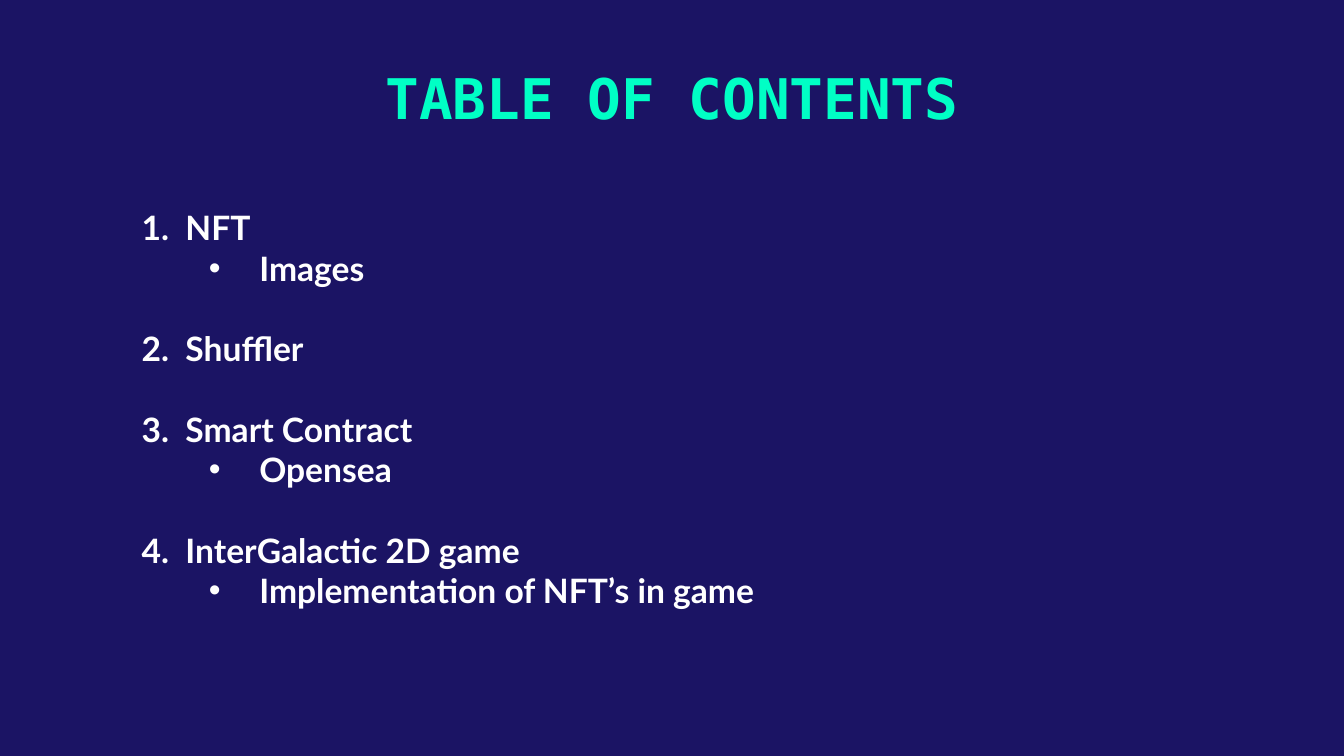
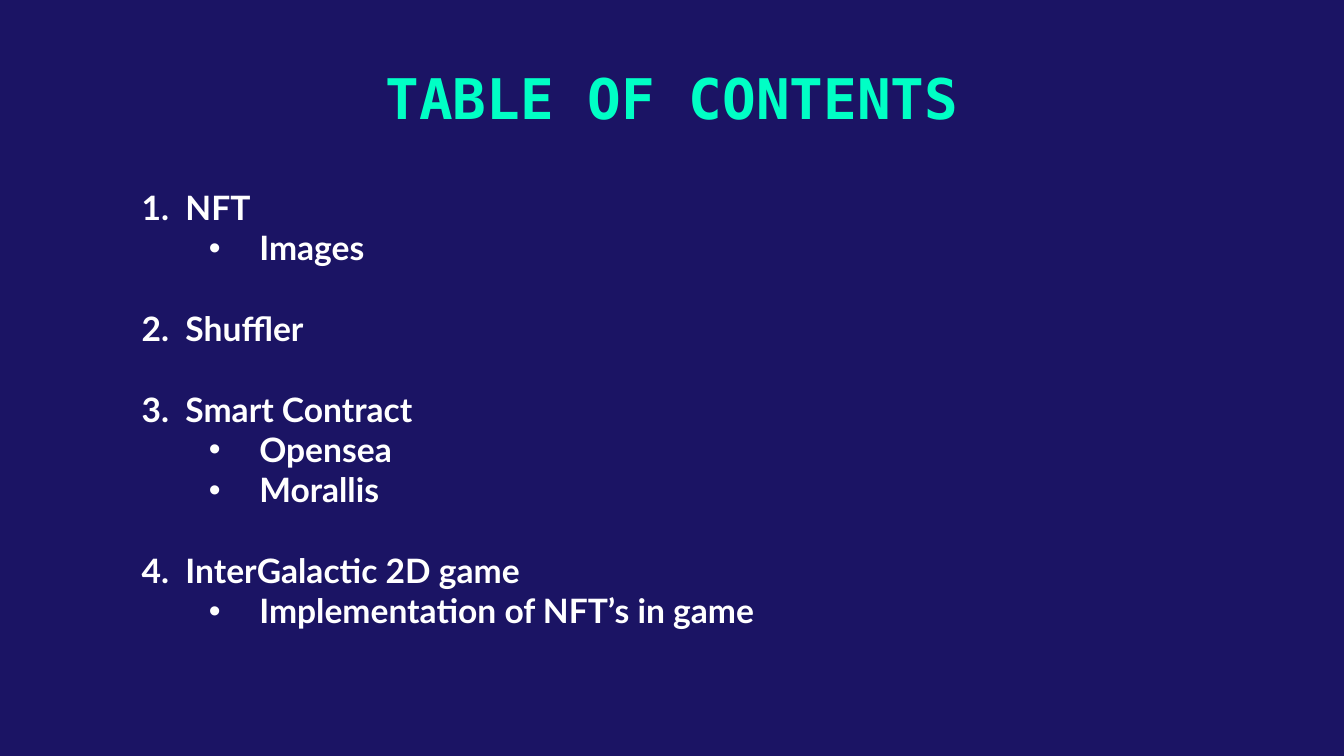
Before and after one commit to MarielMesi/Cosmos, a slide deck: slide 3 of Cosmos.pptx. Drawn at 1344x756 pixels with LibreOffice and Linux fonts; fonts in the diff are those of the drawing. Boxes give left, top, right and bottom in pixels: in the first picture for what was removed or moved away, otherwise in the second. Text is boxed around its words. In the diff, an @@ line names an element or a change of style, - is before the commit and + after.

```diff
--- a/Cosmos.pptx
+++ b/Cosmos.pptx
@@ subtitle at [259, 477, 379, 503]: paragraph added @@
+  • Morallis
```
Also in this commit, not shown: 3 other slides changed.
